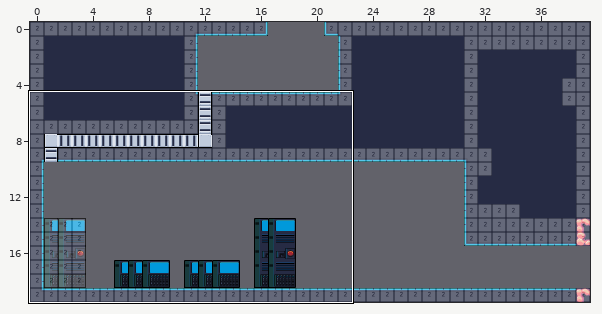
Two states of a Tiled map, assets/data/levels/Control - Computer Room.tmx. The first picture is a wide view before the edit; the outline marks the close-up.
Close-up. As it was:
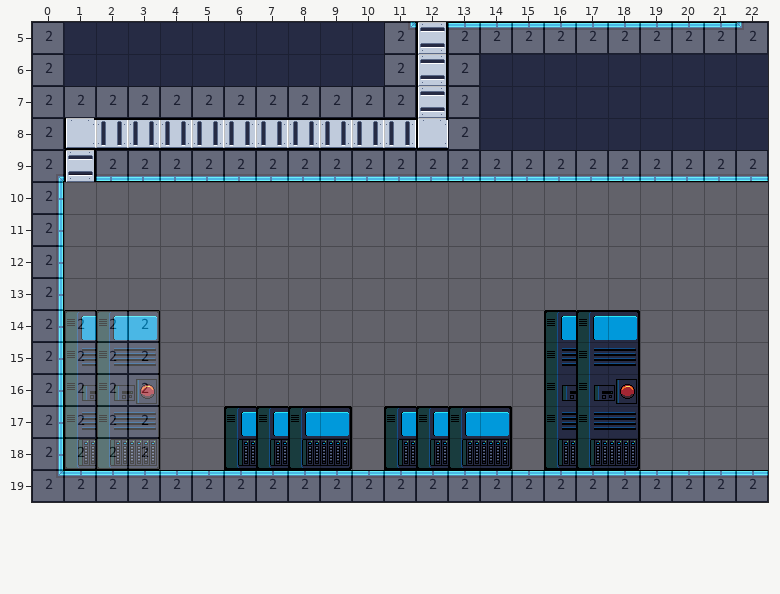
Cells are 32x32 px. Shown: x 0..22, y 5..19.
New version:
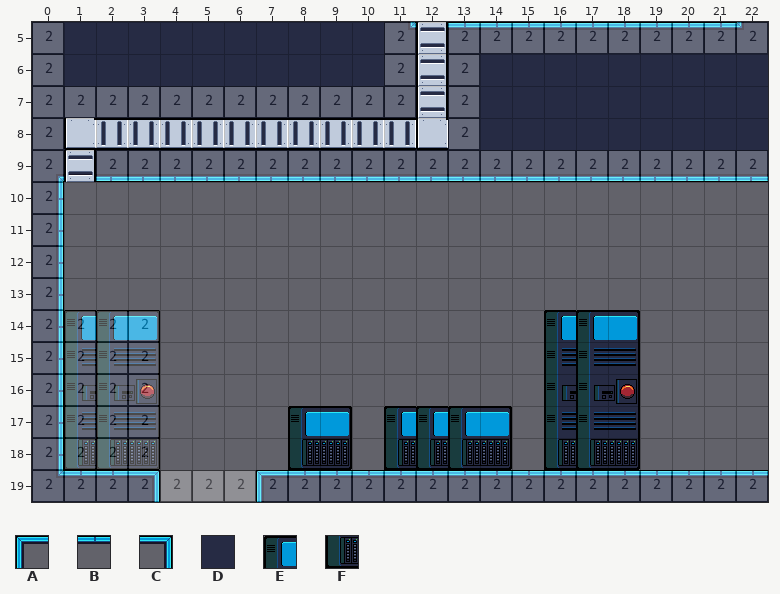
Key: from "shipTileset": A 351, B 352, C 353, D 371, E 399, F 418.
_ is an empty cell.
Changes in this commit:
Layer "bg":
y 19: x 4..6 DDD -> ___
Layer "mg":
y 17: x 6..7 EE -> __
y 18: x 6..7 FF -> __
y 19: x 3..7 BBBBB -> C___A
